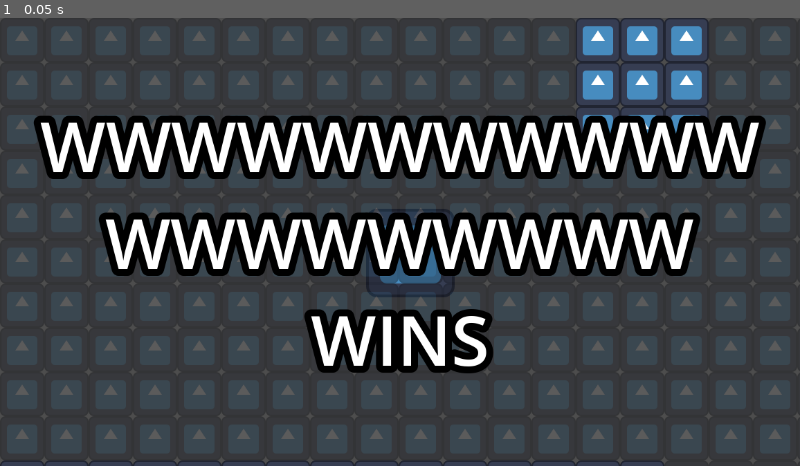
Above: before the commit, frame 1.
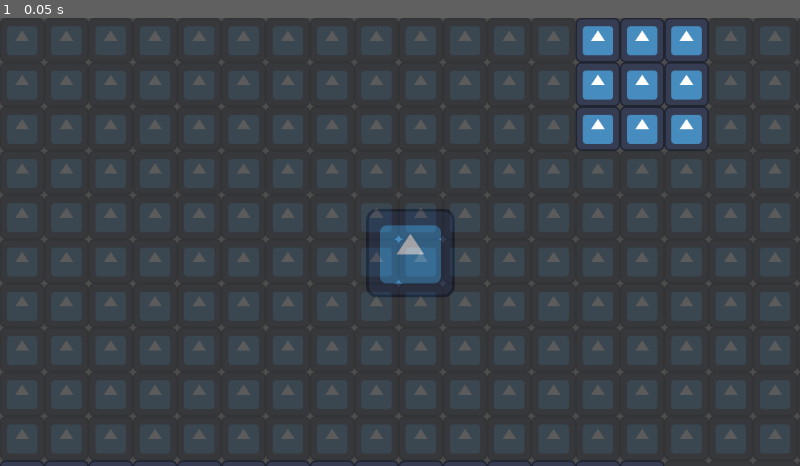
Above: after the commit, the same moment.

Repository: BobbeDev/frog-game
Game: Godot game, scene res://Scenes/Main.tscn
Two runs of this game, one before a commit and one after it. Both use one fixed random seed, a clock stepped at 60 frames per second and the inputs below. This scene is started directly instead of the project's main scene. The engine's default icon, where the game draws it, is replaced by a stand-in: a white triangle on a blue panel in a dark square.
Inputs:
- Up to frame 1 (0.05 s): no input

The runs differ from the first frame. In frame 1, 23% of the frame differs, in the area x 4-96%, y 21-80%.

Commit message:
schmusch it baby

Diff:
--- a/SceneObjects/multiplayer_manager.tscn
+++ b/SceneObjects/multiplayer_manager.tscn
@@ -31,3 +31,9 @@
 text = "YOU ARE THE SERVER"
 label_settings = SubResource("LabelSettings_6jk5e")
 horizontal_alignment = 1
+
+[node name="Label2" type="Label" parent="Server" unique_id=1412789806]
+offset_left = 14.0
+offset_top = 148.0
+offset_right = 54.0
+offset_bottom = 171.0
--- a/Scenes/Main.tscn
+++ b/Scenes/Main.tscn
@@ -163,6 +163,7 @@
 script = ExtResource("7_1p5hy")
 
 [node name="Label" type="Label" parent="Ui" unique_id=44643293]
+visible = false
 anchors_preset = 15
 anchor_right = 1.0
 anchor_bottom = 1.0
--- a/Scripts/multiplayer_manager.gd
+++ b/Scripts/multiplayer_manager.gd
@@ -68,11 +68,12 @@
 				for pl in players: scores.append(player_data.get(pl.name).score)
 				rpc("spawn_popup", names, scores, ids, p.name, player_data.get(p.name).color)
 
+		await get_tree().create_timer(3).timeout
 		if winner_id != "":
+			for id in multiplayer.get_peers():
+				player_data[str(id)].score = 0
 			rpc("change_scene", "res://Scenes/Lobby.tscn")
 			return
-
-		await get_tree().create_timer(3).timeout
 		kills = 0
 		round_won = false
 
@@ -93,7 +94,7 @@
 	if multiplayer.is_server():
 		var players = get_tree().get_nodes_in_group("Player")
 		for p in players:
-			print(p.name)
+			#print(p.name)
 			#pass
 			#p.get_node("MultiplayerSynchronizer").public_visibility = false
 			p.queue_free()
@@ -118,3 +119,11 @@
 	if all_ready == true:
 		#await get_tree().create_timer(1).timeout
 		rpc("change_scene", "res://Scenes/Main.tscn")
+
+func _process(_delta: float) -> void:
+	if multiplayer.is_server():
+		var textgen: String = ""
+		for id in multiplayer.get_peers():
+			if player_data.has(str(id)):
+				textgen += str(player_data.get(str(id)).name) + "   " + str(player_data.get(str(id)).score) + "   " + str(player_data.get(str(id)).color) + "   " + str(player_data.get(str(id)).ready) + "\n"
+		$Server/Label2.text = textgen
